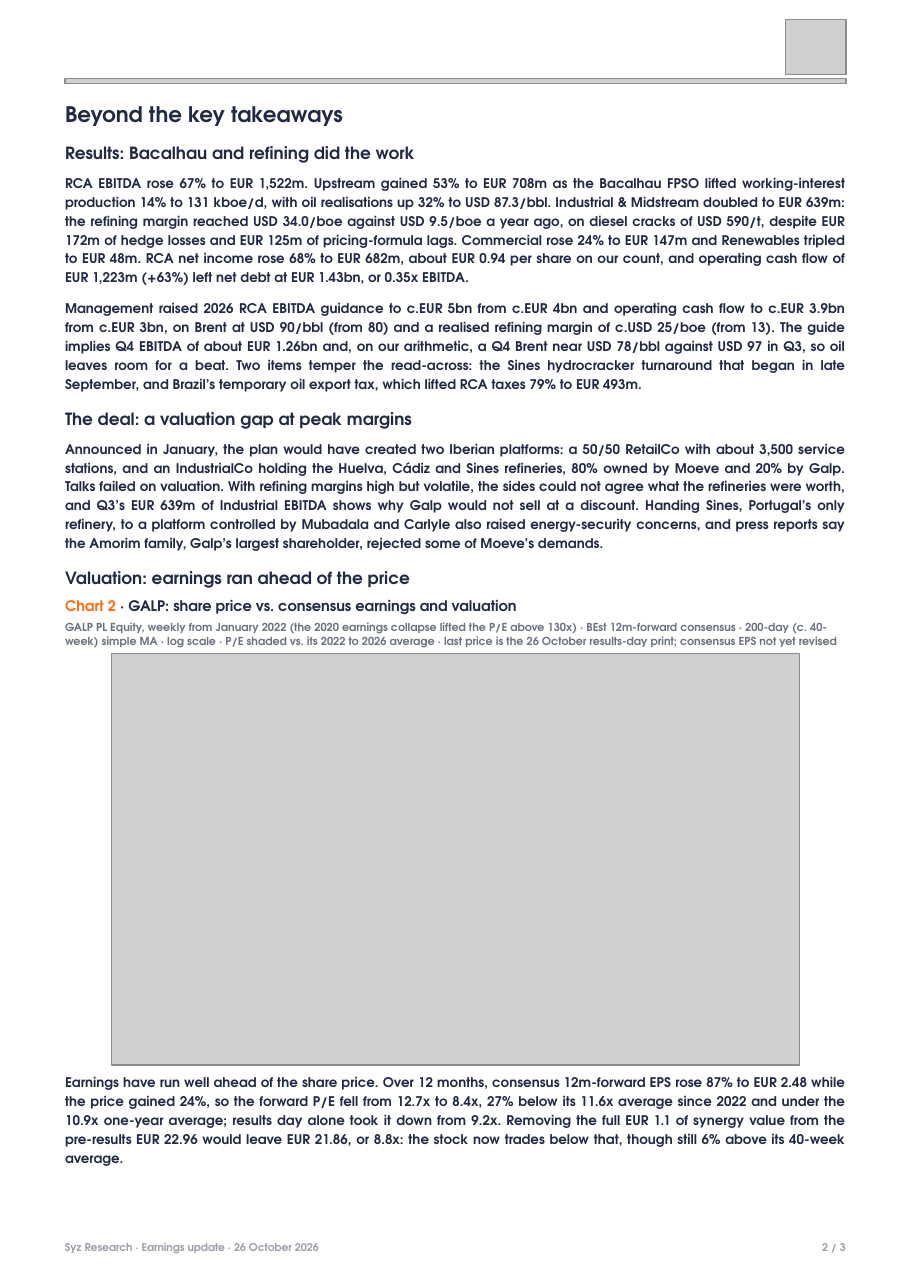
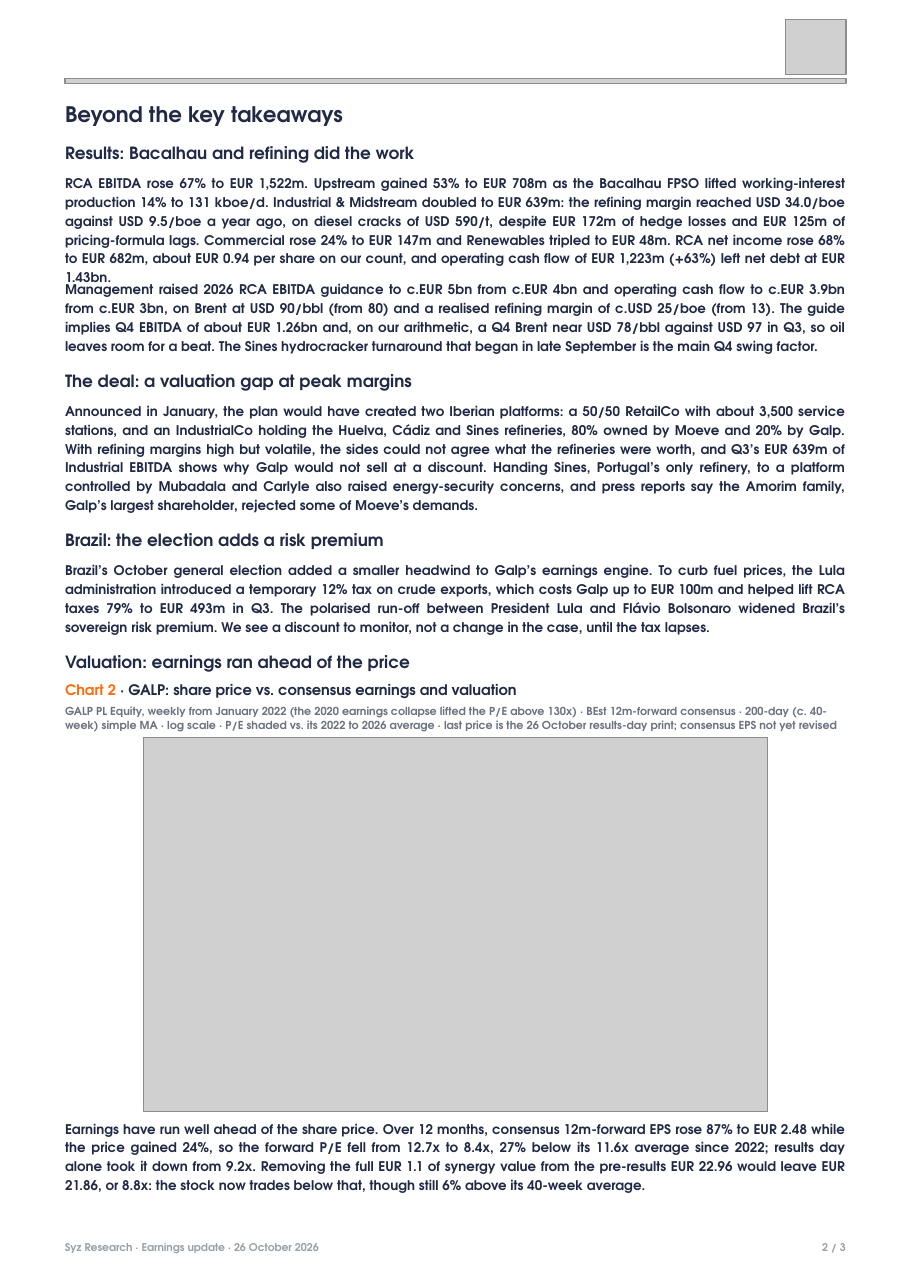
Before and after one commit to jb-db05/syz-earnings, a slide deck: slide 2 of outputs/GALP_Q3_2026/Earnings_Update_GALP_Q32026.pptx. Drawn at 911x1288 pixels with LibreOffice and Linux fonts; fonts in the diff are those of the drawing; grey boxes stand for pictures. Boxes give left, top, right and bottom in pixels: in the first picture for what was removed or moved away, otherwise in the second. Text is boxed around its words. In the diff, an @@ line names an element or a change of style, - is before the commit and + after.

```diff
--- a/outputs/GALP_Q3_2026/Earnings_Update_GALP_Q32026.pptx
+++ b/outputs/GALP_Q3_2026/Earnings_Update_GALP_Q32026.pptx
@@ text at [65,177,845,266]: text changed @@
-RCA EBITDA rose 67% to EUR 1,522m. Upstream gained 53% to EUR 708m as the Bacalhau FPSO lifted working-interest production 14% to 131 kboe/d, with oil realisations up 32% to USD 87.3/bbl. Industrial & Midstream doubled to EUR 639m: the refining margin reached USD 34.0/boe against USD 9.5/boe a year ago, on diesel cracks of USD 590/t, despite EUR 172m of hedge losses and EUR 125m of pricing-formula lags. Commercial rose 24% to EUR 147m and Renewables tripled to EUR 48m. RCA net income rose 68% to EUR 682m, about EUR 0.94 per share on our count, and operating cash flow of EUR 1,223m (+63%) left net debt at EUR 1.43bn, or 0.35x EBITDA.
+RCA EBITDA rose 67% to EUR 1,522m. Upstream gained 53% to EUR 708m as the Bacalhau FPSO lifted working-interest production 14% to 131 kboe/d. Industrial & Midstream doubled to EUR 639m: the refining margin reached USD 34.0/boe against USD 9.5/boe a year ago, on diesel cracks of USD 590/t, despite EUR 172m of hedge losses and EUR 125m of pricing-formula lags. Commercial rose 24% to EUR 147m and Renewables tripled to EUR 48m. RCA net income rose 68% to EUR 682m, about EUR 0.94 per share on our count, and operating cash flow of EUR 1,223m (+63%) left net debt at EUR 1.43bn.
@@ text at [65,280,845,354]: text changed @@
-Management raised 2026 RCA EBITDA guidance to c.EUR 5bn from c.EUR 4bn and operating cash flow to c.EUR 3.9bn from c.EUR 3bn, on Brent at USD 90/bbl (from 80) and a realised refining margin of c.USD 25/boe (from 13). The guide implies Q4 EBITDA of about EUR 1.26bn and, on our arithmetic, a Q4 Brent near USD 78/bbl against USD 97 in Q3, so oil leaves room for a beat. Two items temper the read-across: the Sines hydrocracker turnaround that began in late September, and Brazil’s temporary oil export tax, which lifted RCA taxes 79% to EUR 493m.
+Management raised 2026 RCA EBITDA guidance to c.EUR 5bn from c.EUR 4bn and operating cash flow to c.EUR 3.9bn from c.EUR 3bn, on Brent at USD 90/bbl (from 80) and a realised refining margin of c.USD 25/boe (from 13). The guide implies Q4 EBITDA of about EUR 1.26bn and, on our arithmetic, a Q4 Brent near USD 78/bbl against USD 97 in Q3, so oil leaves room for a beat. The Sines hydrocracker turnaround that began in late September is the main Q4 swing factor.
@@ text "The deal: a valuation gap ...": place and size @@
-text "The deal: a valuation gap ..." at [65,412,412,429]
+text "The deal: a valuation gap ..." at [65,374,412,391]
@@ text at [65,405,845,513]: text changed @@
-Announced in January, the plan would have created two Iberian platforms: a 50/50 RetailCo with about 3,500 service stations, and an IndustrialCo holding the Huelva, Cádiz and Sines refineries, 80% owned by Moeve and 20% by Galp. Talks failed on valuation. With refining margins high but volatile, the sides could not agree what the refineries were worth, and Q3’s EUR 639m of Industrial EBITDA shows why Galp would not sell at a discount. Handing Sines, Portugal’s only refinery, to a platform controlled by Mubadala and Carlyle also raised energy-security concerns, and press reports say the Amorim family, Galp’s largest shareholder, rejected some of Moeve’s demands.
+Announced in January, the plan would have created two Iberian platforms: a 50/50 RetailCo with about 3,500 service stations, and an IndustrialCo holding the Huelva, Cádiz and Sines refineries, 80% owned by Moeve and 20% by Galp. With refining margins high but volatile, the sides could not agree what the refineries were worth, and Q3’s EUR 639m of Industrial EBITDA shows why Galp would not sell at a discount. Handing Sines, Portugal’s only refinery, to a platform controlled by Mubadala and Carlyle also raised energy-security concerns, and press reports say the Amorim family, Galp’s largest shareholder, rejected some of Moeve’s demands.
@@ text added at [65,533,384,549], 11 pt, text #202945, bold @@
+Brazil: the election adds a risk premium
@@ text added at [65,564,845,635], 8.7 pt, text #202945, bold @@
+Brazil’s October general election added a smaller headwind to Galp’s earnings engine. To curb fuel prices, the Lula administration introduced a temporary 12% tax on crude exports, which costs Galp up to EUR 100m and helped lift RCA taxes 79% to EUR 493m in Q3. The polarised run-off between President Lula and Flávio Bolsonaro widened Brazil’s sovereign risk premium. We see a discount to monitor, not a change in the case, until the tax lapses.
@@ 3 texts: place and size @@
-3 texts at [65,571,837,648]
+3 texts at [65,655,837,732]
@@ picture: place and size @@
-picture at [112,653,800,1064]
+picture at [143,737,768,1110]
@@ text at [65,1123,845,1193]: text changed @@
-Earnings have run well ahead of the share price. Over 12 months, consensus 12m-forward EPS rose 87% to EUR 2.48 while the price gained 24%, so the forward P/E fell from 12.7x to 8.4x, 27% below its 11.6x average since 2022 and under the 10.9x one-year average; results day alone took it down from 9.2x. Removing the full EUR 1.1 of synergy value from the pre-results EUR 22.96 would leave EUR 21.86, or 8.8x: the stock now trades below that, though still 6% above its 40-week average.
+Earnings have run well ahead of the share price. Over 12 months, consensus 12m-forward EPS rose 87% to EUR 2.48 while the price gained 24%, so the forward P/E fell from 12.7x to 8.4x, 27% below its 11.6x average since 2022; results day alone took it down from 9.2x. Removing the full EUR 1.1 of synergy value from the pre-results EUR 22.96 would leave EUR 21.86, or 8.8x: the stock now trades below that, though still 6% above its 40-week average.
```
Also in this commit, not shown: 1 other slide changed, 5 other files.
